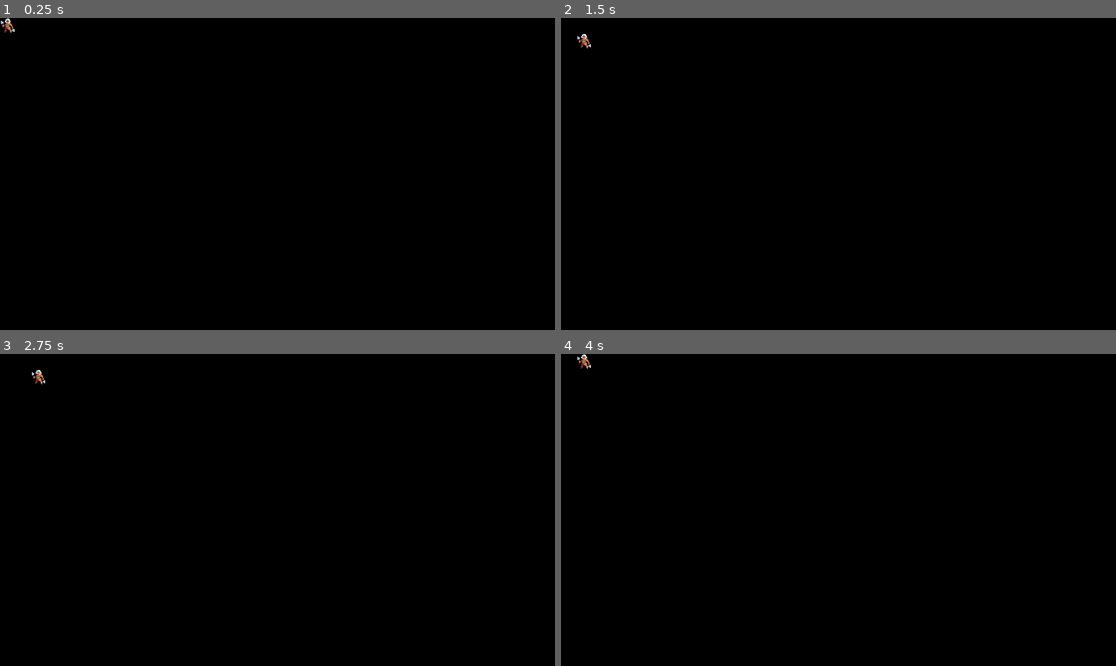
Above: before the commit, frames 1-4 (two rows, left to right).
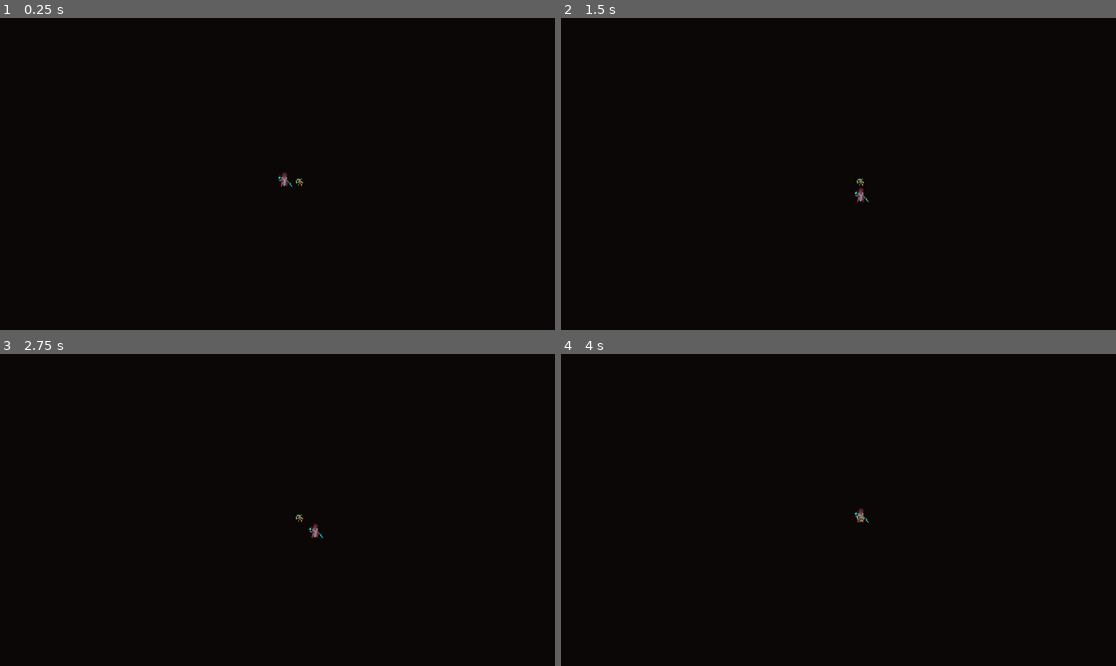
Above: after the commit, the same moments.

Repository: OTRawrior/Gorogue
Game: Godot game, scene res://src/Game/game.tscn
Two runs of this game, one before a commit and one after it. Both use one fixed random seed, a clock stepped at 60 frames per second and the inputs below.
Inputs:
- Up to frame 1 (0.25 s): no input
- Up to frame 2 (1.5 s): tap Enter at 0.5 s; hold Right (ui_right) 0.53-1.28 s; tap Space at 1.25 s; hold Down (ui_down) from 1.28 s (still down)
- Up to frame 3 (2.75 s): tap Enter at 2 s; release Down (ui_down) at 2.03 s; hold Right (ui_right) from 2.03 s (still down)
- Up to frame 4 (4 s): tap Space at 2.75 s; release Right (ui_right) at 2.78 s; hold Up (ui_up) 2.78-3.53 s; tap Enter at 3.5 s; hold Left (ui_left) from 3.53 s (still down)

The runs differ from the first frame. In frame 1, 0.1% of the frame differs, in the area x 0-55%, y 0-55%; in frame 2, 0.1%; in frame 3, 0.1%; in frame 4, 0.1%.

Commit message:
Part 2 of the tutorial complete. Restructuring of how entities are handled; maps/tiles started to be implemented, and you can no longer walk through walls.

Diff:
--- /dev/null
+++ b/assets/definitions/entities/actors/entity_definition_goblin.tres
@@ -0,0 +1,13 @@
+[gd_resource type="Resource" script_class="EntityDefinition" load_steps=4 format=3 uid="uid://dfflc4r8xojkf"]
+
+[ext_resource type="Script" path="res://src/Entities/entity_definition.gd" id="1_p8k2l"]
+[ext_resource type="Texture2D" uid="uid://dduqphkccx064" path="res://assets/images/32rogues/monsters.png" id="2_p7wrg"]
+
+[sub_resource type="AtlasTexture" id="AtlasTexture_vc216"]
+atlas = ExtResource("2_p7wrg")
+region = Rect2(64, 0, 32, 32)
+
+[resource]
+script = ExtResource("1_p8k2l")
+texture = SubResource("AtlasTexture_vc216")
+color = Color(1, 1, 1, 1)
--- /dev/null
+++ b/assets/definitions/entities/actors/entity_definition_player.tres
@@ -0,0 +1,13 @@
+[gd_resource type="Resource" script_class="EntityDefinition" load_steps=4 format=3 uid="uid://bo1mgxiyxpb4a"]
+
+[ext_resource type="Script" path="res://src/Entities/entity_definition.gd" id="1_et03n"]
+[ext_resource type="Texture2D" uid="uid://dae1jxbl2101q" path="res://assets/images/32rogues/rogues.png" id="2_n3sgk"]
+
+[sub_resource type="AtlasTexture" id="AtlasTexture_xcod6"]
+atlas = ExtResource("2_n3sgk")
+region = Rect2(160, 128, 32, 32)
+
+[resource]
+script = ExtResource("1_et03n")
+texture = SubResource("AtlasTexture_xcod6")
+color = Color(1, 1, 1, 1)
--- /dev/null
+++ b/assets/definitions/tiles/tile_definition_floor.tres
@@ -0,0 +1,16 @@
+[gd_resource type="Resource" script_class="TileDefinition" load_steps=4 format=3 uid="uid://c5px66jllwql0"]
+
+[ext_resource type="Script" path="res://src/Map/tile_definition.gd" id="1_dsuph"]
+[ext_resource type="Texture2D" uid="uid://ldwss8wsjalr" path="res://assets/images/32rogues/tiles.png" id="2_q3yuo"]
+
+[sub_resource type="AtlasTexture" id="AtlasTexture_etli2"]
+atlas = ExtResource("2_q3yuo")
+region = Rect2(0, 480, 32, 32)
+
+[resource]
+script = ExtResource("1_dsuph")
+texture = SubResource("AtlasTexture_etli2")
+color_lit = Color(1, 1, 1, 1)
+color_dark = Color(0.388235, 0.388235, 0.388235, 1)
+is_walkable = true
+is_transparent = true
--- /dev/null
+++ b/assets/definitions/tiles/tile_definition_wall.tres
@@ -0,0 +1,16 @@
+[gd_resource type="Resource" script_class="TileDefinition" load_steps=4 format=3 uid="uid://dngxgxgd2r7ld"]
+
+[ext_resource type="Script" path="res://src/Map/tile_definition.gd" id="1_xx0db"]
+[ext_resource type="Texture2D" uid="uid://ldwss8wsjalr" path="res://assets/images/32rogues/tiles.png" id="2_qpa65"]
+
+[sub_resource type="AtlasTexture" id="AtlasTexture_7r7w1"]
+atlas = ExtResource("2_qpa65")
+region = Rect2(0, 32, 32, 32)
+
+[resource]
+script = ExtResource("1_xx0db")
+texture = SubResource("AtlasTexture_7r7w1")
+color_lit = Color(1, 1, 1, 1)
+color_dark = Color(0.411765, 0.411765, 0.411765, 1)
+is_walkable = false
+is_transparent = false
--- a/src/Entities/Actors/Actions/action.gd
+++ b/src/Entities/Actors/Actions/action.gd
@@ -1,2 +1,6 @@
 class_name Action
 extends RefCounted
+
+
+func perform(game: Game, entity: Entity) -> void:
+	pass
--- a/src/Entities/Actors/Actions/escape_action.gd
+++ b/src/Entities/Actors/Actions/escape_action.gd
@@ -1,2 +1,6 @@
 class_name EscapeAction
 extends Action
+
+
+func perform(game: Game, entity: Entity) -> void:
+	game.get_tree().quit()
--- a/src/Entities/Actors/Actions/movement_action.gd
+++ b/src/Entities/Actors/Actions/movement_action.gd
@@ -5,3 +5,13 @@
 
 func _init(dx: int, dy: int) -> void:
 	offset = Vector2i(dx, dy)
+
+
+func perform(game: Game, entity: Entity) -> void:
+	var destination: Vector2i = entity.grid_position + offset
+
+	var map_data: MapData = game.get_map_data()
+	var destination_tile: Tile = map_data.get_tile(destination)
+	if not destination_tile or not destination_tile.is_walkable():
+		return
+	entity.move(offset)
--- /dev/null
+++ b/src/Entities/entity.gd
@@ -0,0 +1,16 @@
+class_name Entity
+extends Sprite2D
+
+var grid_position: Vector2i:
+	set(value):
+		grid_position = value
+		position = Grid.grid_to_world(grid_position)
+
+func _init(start_position: Vector2i, entity_definition: EntityDefinition) -> void:
+	centered = false
+	grid_position = start_position
+	texture = entity_definition.texture
+	modulate = entity_definition.color
+
+func move(move_offset: Vector2i) -> void:
+	grid_position += move_offset
--- /dev/null
+++ b/src/Entities/entity_definition.gd
@@ -0,0 +1,6 @@
+class_name EntityDefinition
+extends Resource
+
+@export_category("Visuals")
+@export var texture: Texture
+@export_color_no_alpha var color: Color = Color.WHITE
--- a/src/Game/game.gd
+++ b/src/Game/game.gd
@@ -1,15 +1,27 @@
+class_name Game
 extends Node2D
 
-var player_grid_pos := Vector2i.ZERO
+const player_definition: EntityDefinition = preload("res://assets/definitions/entities/actors/entity_definition_player.tres")
+const goblin_definition: EntityDefinition = preload("res://assets/definitions/entities/actors/entity_definition_goblin.tres")
 
-@onready var player: Sprite2D = $Player
+@onready var player: Entity
 @onready var event_handler: EventHandler = $EventHandler
+@onready var entities: Node2D = $Entities
+@onready var map: Map = $Map
 
-func _process(delta: float) -> void:
+func _ready() -> void:
+	var player_start_pos: Vector2i = Grid.world_to_grid(get_viewport_rect().size.floor() / 2)
+	player = Entity.new(player_start_pos, player_definition)
+	entities.add_child(player)
+	var npc := Entity.new(player_start_pos + Vector2i.RIGHT, goblin_definition)
+	entities.add_child(npc)
+
+
+func get_map_data() -> MapData:
+	return map.map_data
+
+
+func _physics_process(_delta: float) -> void:
 	var action: Action = event_handler.get_action()
-
-	if action is MovementAction:
-		player_grid_pos += action.offset
-		player.position = Grid.grid_to_world(player_grid_pos)
-	elif action is EscapeAction:
-		get_tree().quit()
+	if action:
+		action.perform(self, player)
--- a/src/Game/game.tscn
+++ b/src/Game/game.tscn
@@ -1,19 +1,16 @@
-[gd_scene load_steps=5 format=3 uid="uid://hyqvotnakaqr"]
+[gd_scene load_steps=4 format=3 uid="uid://hyqvotnakaqr"]
 
 [ext_resource type="Script" path="res://src/Game/game.gd" id="1_fl857"]
-[ext_resource type="Texture2D" uid="uid://dae1jxbl2101q" path="res://assets/images/32rogues/rogues.png" id="2_ovevm"]
+[ext_resource type="Script" path="res://src/Map/map.gd" id="3_4vgyp"]
 [ext_resource type="Script" path="res://src/Game/event_handler.gd" id="3_xgjam"]
-
-[sub_resource type="AtlasTexture" id="AtlasTexture_od72h"]
-atlas = ExtResource("2_ovevm")
-region = Rect2(160, 96, 32, 32)
 
 [node name="Game" type="Node2D"]
 script = ExtResource("1_fl857")
 
-[node name="Player" type="Sprite2D" parent="."]
-texture = SubResource("AtlasTexture_od72h")
-centered = false
-
 [node name="EventHandler" type="Node" parent="."]
 script = ExtResource("3_xgjam")
+
+[node name="Map" type="Node2D" parent="."]
+script = ExtResource("3_4vgyp")
+
+[node name="Entities" type="Node2D" parent="."]
--- /dev/null
+++ b/src/Map/map.gd
@@ -0,0 +1,17 @@
+class_name Map
+extends Node2D
+
+@export var map_width: int = 80
+@export var map_height: int = 45
+
+var map_data: MapData
+
+
+func _ready() -> void:
+	map_data = MapData.new(map_width, map_height)
+	_place_tiles()
+
+
+func _place_tiles() -> void:
+	for tile in map_data.tiles:
+		add_child(tile)
--- /dev/null
+++ b/src/Map/map_data.gd
@@ -0,0 +1,46 @@
+class_name MapData
+extends RefCounted
+
+const tile_types = {
+	"floor": preload("res://assets/definitions/tiles/tile_definition_floor.tres"),
+	"wall": preload("res://assets/definitions/tiles/tile_definition_wall.tres")
+}
+
+var width: int
+var height: int
+var tiles: Array[Tile]
+
+func _init(map_width: int, map_height: int) -> void:
+	width = map_width
+	height = map_height
+	_setup_tiles()
+
+func _setup_tiles() -> void:
+	tiles = []
+	for y in height:
+		for x in width:
+			var tile_position := Vector2i(x, y)
+			var tile := Tile.new(tile_position, tile_types.floor)
+			tiles.append(tile)
+	for x in range(30, 34):
+		var tile: Tile = get_tile(Vector2i(x, 22))
+		tile.set_tile_type(tile_types.wall)
+
+func get_tile(grid_position: Vector2i) -> Tile:
+	var tile_index: int = grid_to_index(grid_position)
+	if tile_index == -1:
+		return null
+	return tiles[tile_index]
+
+func grid_to_index(grid_position: Vector2i) -> int:
+	if not is_in_bounds(grid_position):
+		return -1
+	return grid_position.y * width + grid_position.x
+
+func is_in_bounds(coordinate: Vector2i) -> bool:
+	return (
+		0 <= coordinate.x
+		and coordinate.x < width
+		and 0 <= coordinate.y
+		and coordinate.y < height
+	)
--- /dev/null
+++ b/src/Map/tile.gd
@@ -0,0 +1,21 @@
+class_name Tile
+extends Sprite2D
+
+var _definition: TileDefinition
+
+
+func _init(grid_position: Vector2i, tile_definition: TileDefinition) -> void:
+	centered = false
+	position = Grid.grid_to_world(grid_position)
+	set_tile_type(tile_definition)
+
+func set_tile_type(tile_definition: TileDefinition) -> void:
+	_definition = tile_definition
+	texture = _definition.texture
+	modulate = _definition.color_dark
+
+func is_walkable() -> bool:
+	return _definition.is_walkable
+
+func is_transparent() -> bool:
+	return _definition.is_transparent
--- /dev/null
+++ b/src/Map/tile_definition.gd
@@ -0,0 +1,11 @@
+class_name TileDefinition
+extends Resource
+
+@export_category("Visuals")
+@export var texture: AtlasTexture
+@export_color_no_alpha var color_lit: Color = Color.WHITE
+@export_color_no_alpha var color_dark: Color = Color.WHITE
+
+@export_category("Mechanics")
+@export var is_walkable: bool = true
+@export var is_transparent: bool = true
